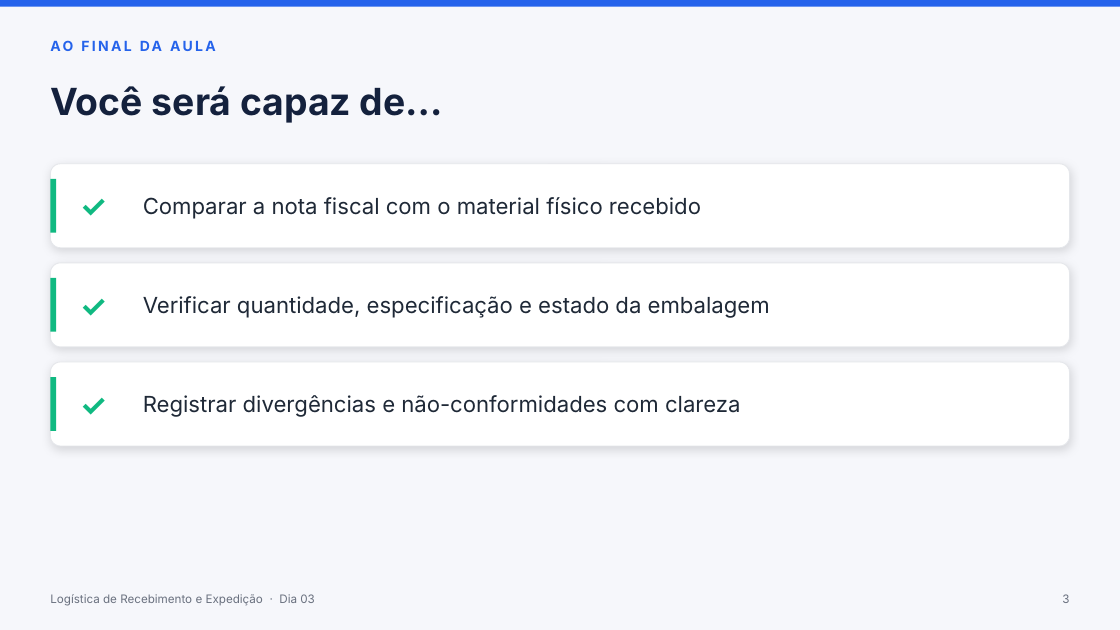
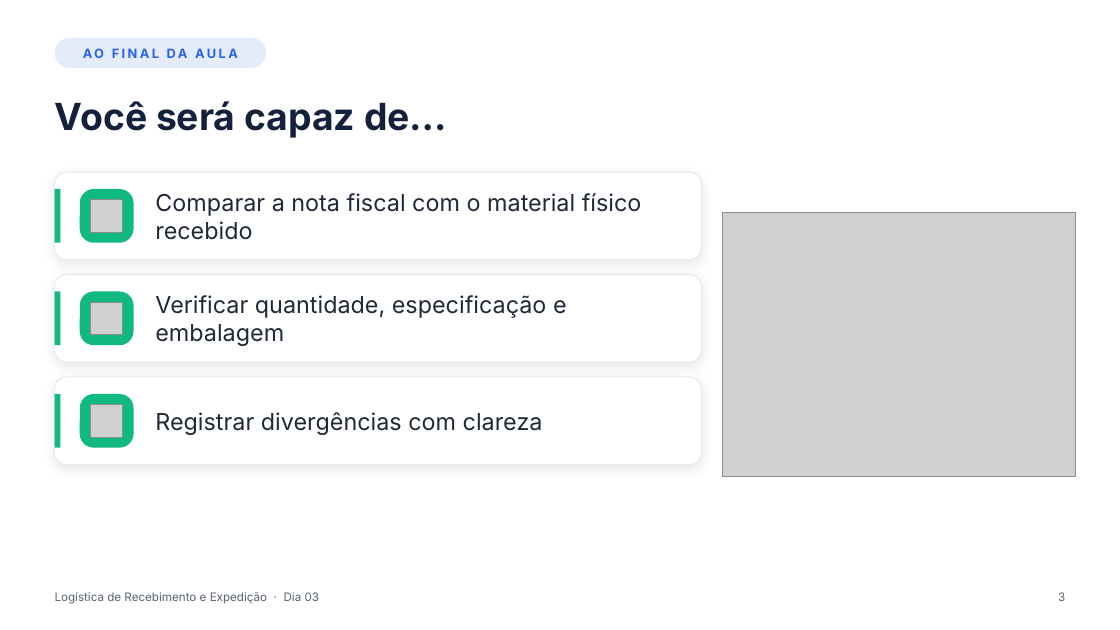
Before and after one commit to marcusvalerio/GeraMaterial, a slide deck: slide 3 of skill/gera-slides/exemplos/Dia 03 - Conferência.pptx. Drawn at 1120x630 pixels with LibreOffice and Linux fonts; fonts in the diff are those of the drawing; grey boxes stand for pictures; background and template pictures are left out. Boxes give left, top, right and bottom in pixels: in the first picture for what was removed or moved away, otherwise in the second. Text is boxed around its words. In the diff, an @@ line names an element or a change of style, - is before the commit and + after.

```diff
--- a/skill/gera-slides/exemplos/Dia 03 - Conferência.pptx
+++ b/skill/gera-slides/exemplos/Dia 03 - Conferência.pptx
@@ background #F6F7FB to picture (left out) @@
@@ rectangle removed at (0,0,1120,7) @@
@@ text "AO FINAL DA AULA" at (83,48,188,58): size 12 to 11 pt; alignment left to centre; vertical alignment top to middle @@
@@ rounded rectangle added at (55,38,266,68), fill #2563EB at 12% opacity @@
@@ text "Você será capaz de…": place and size @@
-text "Você será capaz de…" at (50,86,443,123)
+text "Você será capaz de…" at (55,101,447,138)
@@ rounded rectangle removed at (50,164,1070,248) @@
@@ rounded rectangle added at (55,172,702,260), fill #FFFFFF, outline #E2E8F0 0.75 pt @@
@@ text removed at (80,164,130,248) @@
-✓
@@ rectangle: place and size @@
-rectangle at (50,179,56,233)
+rectangle at (55,189,60,243)
@@ rounded rectangle added at (80,189,134,243), fill #10B981 @@
@@ picture added at (91,200,123,232) @@
@@ text "Comparar a nota fiscal com ...": place and size @@
-text "Comparar a nota fiscal com ..." at (143,197,701,219)
+text "Comparar a nota fiscal com ..." at (155,193,642,240)
@@ text "Comparar a nota fiscal com ..." at (155,193,642,240): size 19 to 20 pt @@
@@ picture added at (723,212,1075,476) @@
@@ rounded rectangle removed at (50,263,1070,347) @@
@@ text removed at (80,263,130,347) @@
-✓
@@ rectangle: place and size @@
-rectangle at (50,278,56,332)
+rectangle at (55,292,60,345)
@@ rounded rectangle added at (55,275,702,362), fill #FFFFFF, outline #E2E8F0 0.75 pt @@
@@ rounded rectangle added at (80,292,134,345), fill #10B981 @@
@@ text at (155,295,567,346): text changed; size 19 to 20 pt @@
-Verificar quantidade, especificação e estado da embalagem
+Verificar quantidade, especificação e embalagem
@@ picture added at (91,302,123,334) @@
@@ rounded rectangle removed at (50,362,1070,446) @@
@@ rounded rectangle added at (55,377,702,465), fill #FFFFFF, outline #E2E8F0 0.75 pt @@
@@ text removed at (80,362,130,446) @@
-✓
@@ rectangle: place and size @@
-rectangle at (50,377,56,431)
+rectangle at (55,394,60,448)
@@ rounded rectangle added at (80,394,134,448), fill #10B981 @@
@@ picture added at (91,405,123,437) @@
@@ text at (155,412,543,435): text changed; size 19 to 20 pt @@
-Registrar divergências e não-conformidades com clareza
+Registrar divergências com clareza
@@ text "Logística de Recebimento e Expedição ..." at (55,592,320,604): text colour #6B7280 to #5B6475 @@
@@ text "3" at (1058,592,1065,601): text colour #6B7280 to #5B6475 @@
```
Also in this commit, not shown: 11 other slides changed, 4 slides added, 5 other files.
